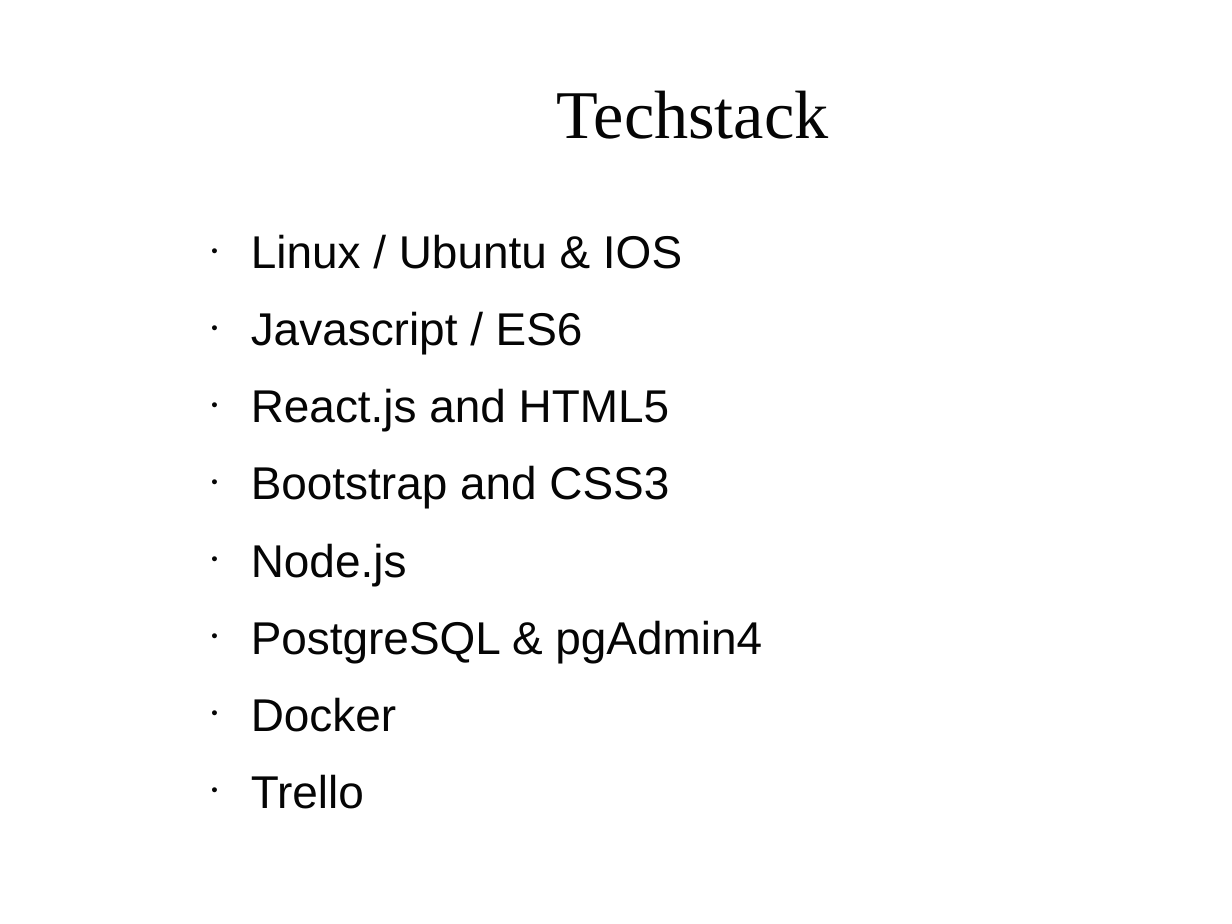
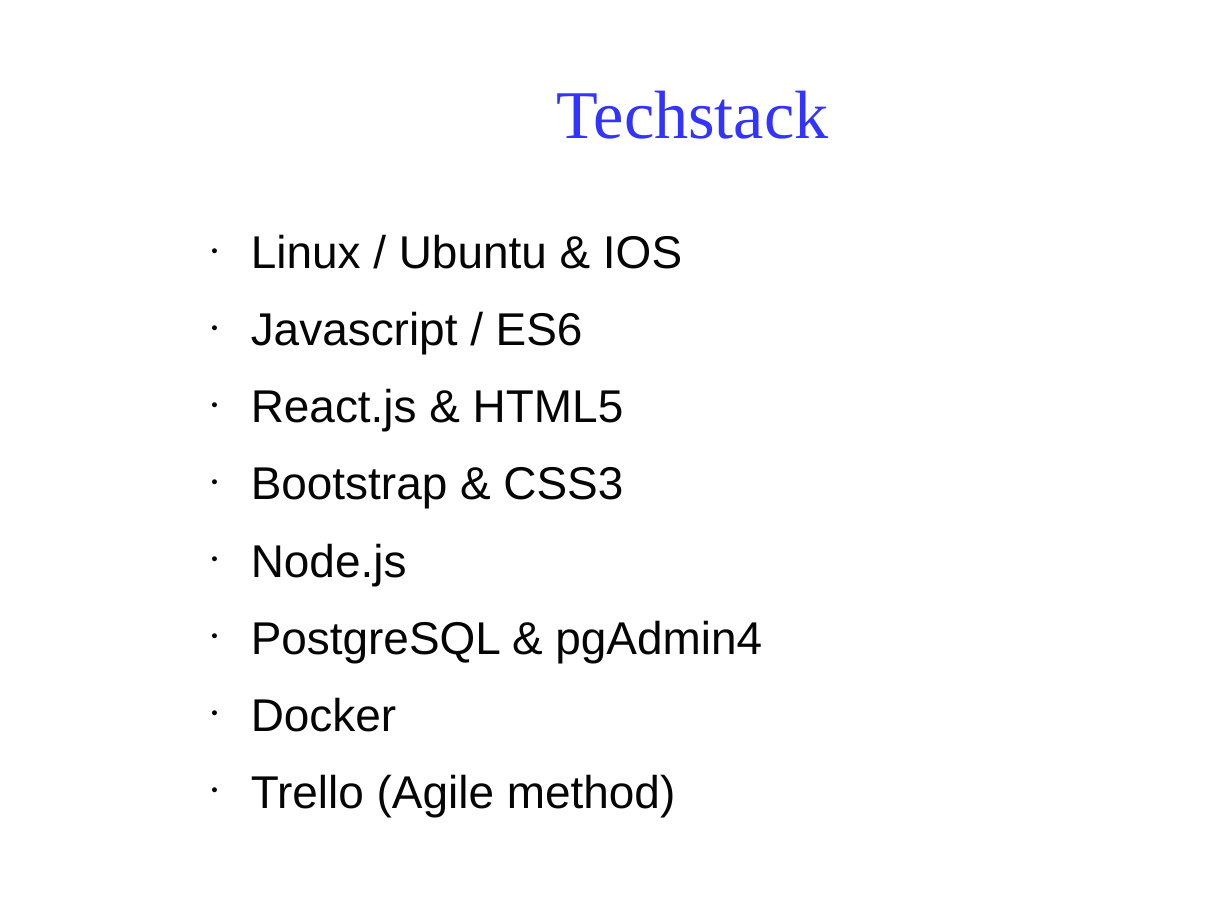
Before and after one commit to Klarala13/collectivity, a slide deck: slide 11 of Presentation/collectivity.odp (slide 10 before the commit). Drawn at 1232x924 pixels with LibreOffice and Linux fonts; fonts in the diff are those of the drawing; background and template pictures are left out. Boxes give left, top, right and bottom in pixels: in the first picture for what was removed or moved away, otherwise in the second. Text is boxed around its words. In the diff, an @@ line names an element or a change of style, - is before the commit and + after.

```diff
--- a/Presentation/collectivity.odp
+++ b/Presentation/collectivity.odp
@@ title "Techstack" at box(557, 90, 829, 139): text colour #050505 to #3333FF @@
@@ text at box(251, 388, 624, 508): text changed @@
-● React.js and HTML5
-● Bootstrap and CSS3
+● React.js & HTML5
+● Bootstrap & CSS3
@@ text at box(251, 774, 675, 817): text changed @@
-● Trello
+● Trello (Agile method)
```
Also in this commit, not shown: 3 other slides changed, 1 slide added, 1 other file.
